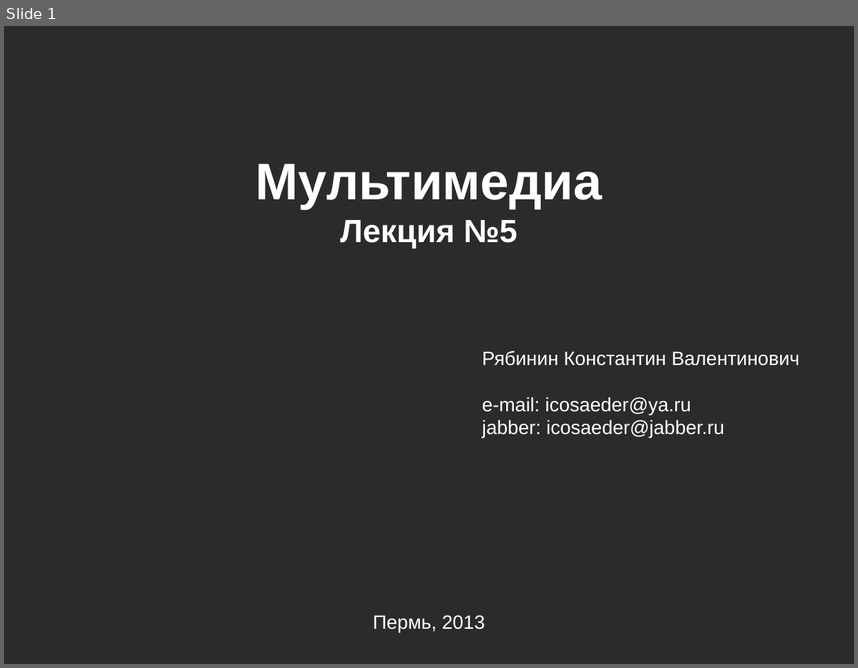
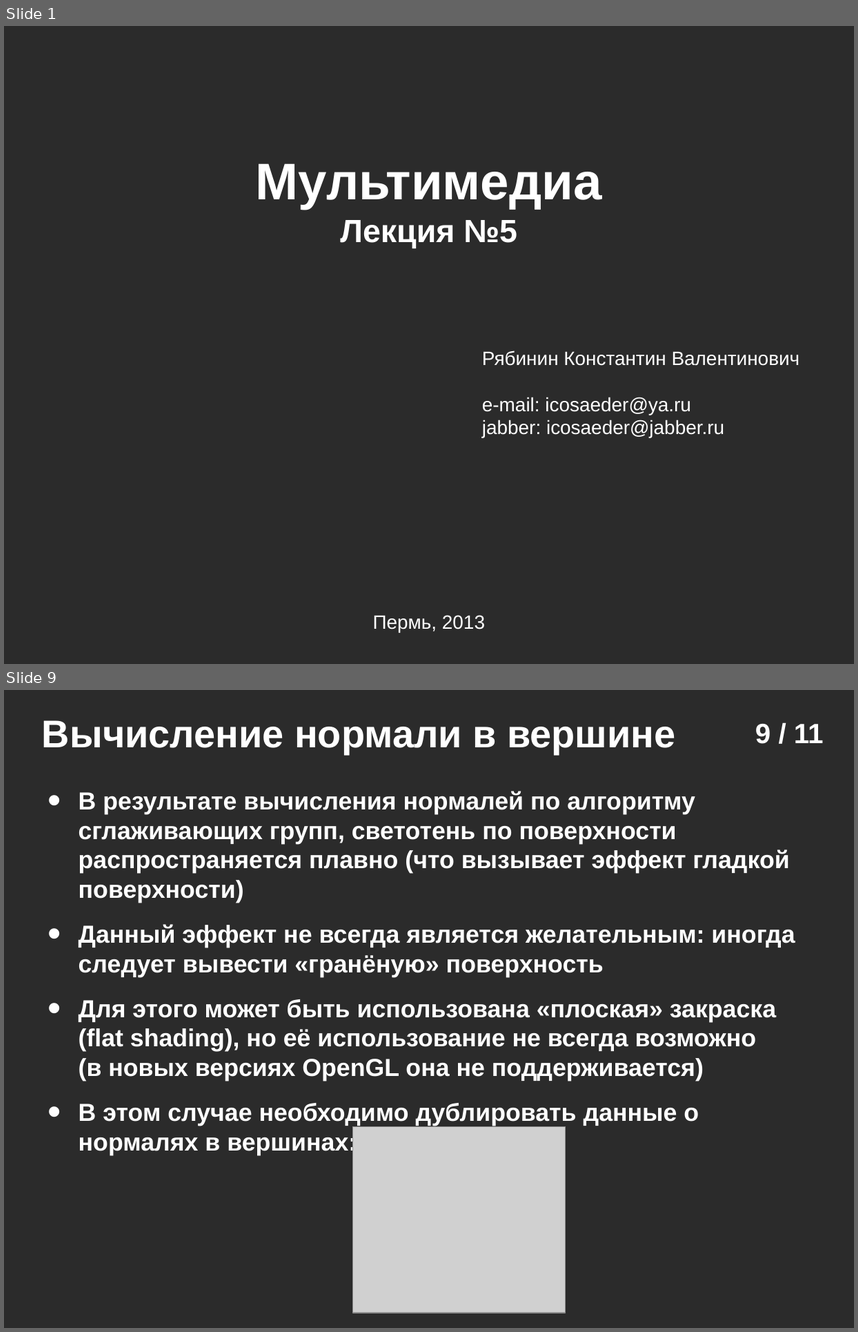
Before and after one commit to icosaeder/cg-lect, a slide deck: Лекции/Лекция 5/Лекция №5.odp. Shown one above the other, each under a label of ours: slide 1 before the commit, slides 1 and 9 after it; the slides between them are not shown. The pictures are 858x668 and 858x1332 pixels, drawn with LibreOffice and Linux fonts; fonts in the diff are those of the drawing; grey boxes stand for pictures; background and template pictures are left out; a plain dark background stands for a picture behind light text. Boxes give left, top, right and bottom in pixels: in the first picture for what was removed or moved away, otherwise in the second. Text is boxed around its words. In the diff, an @@ line names an element or a change of style, - is before the commit and + after.

```diff
--- a/Лекции/Лекция 5/Лекция №5.odp
+++ b/Лекции/Лекция 5/Лекция №5.odp
@@ slide 9 added at [4, 690, 854, 1328], background picture (left out) @@
@@ text added at [42, 720, 675, 754], 36 pt, text #FFFFFF, bold @@
+Вычисление нормали в вершине
@@ page number added at [755, 724, 824, 744], 26 pt, text #FFFFFF, bold @@
+9 / 11
@@ text added at [79, 791, 795, 1125], 23 pt, text #FFFFFF, bold @@
+• В результате вычисления нормалей по алгоритму сглаживающих групп, светотень по поверхности распространяется плавно (что вызывает эффект гладкой поверхности)
+• Данный эффект не всегда является желательным: иногда следует вывести «гранёную» поверхность
+• Для этого может быть использована «плоская» закраска (flat shading), но её использование не всегда возможно
+  (в новых версиях OpenGL она не поддерживается)
+• В этом случае необходимо дублировать данные о нормалях в вершинах:
@@ picture added at [353, 1127, 566, 1312] @@
```
Also in this commit, not shown: 9 other slides added, 8 slides removed, 8 other files.
